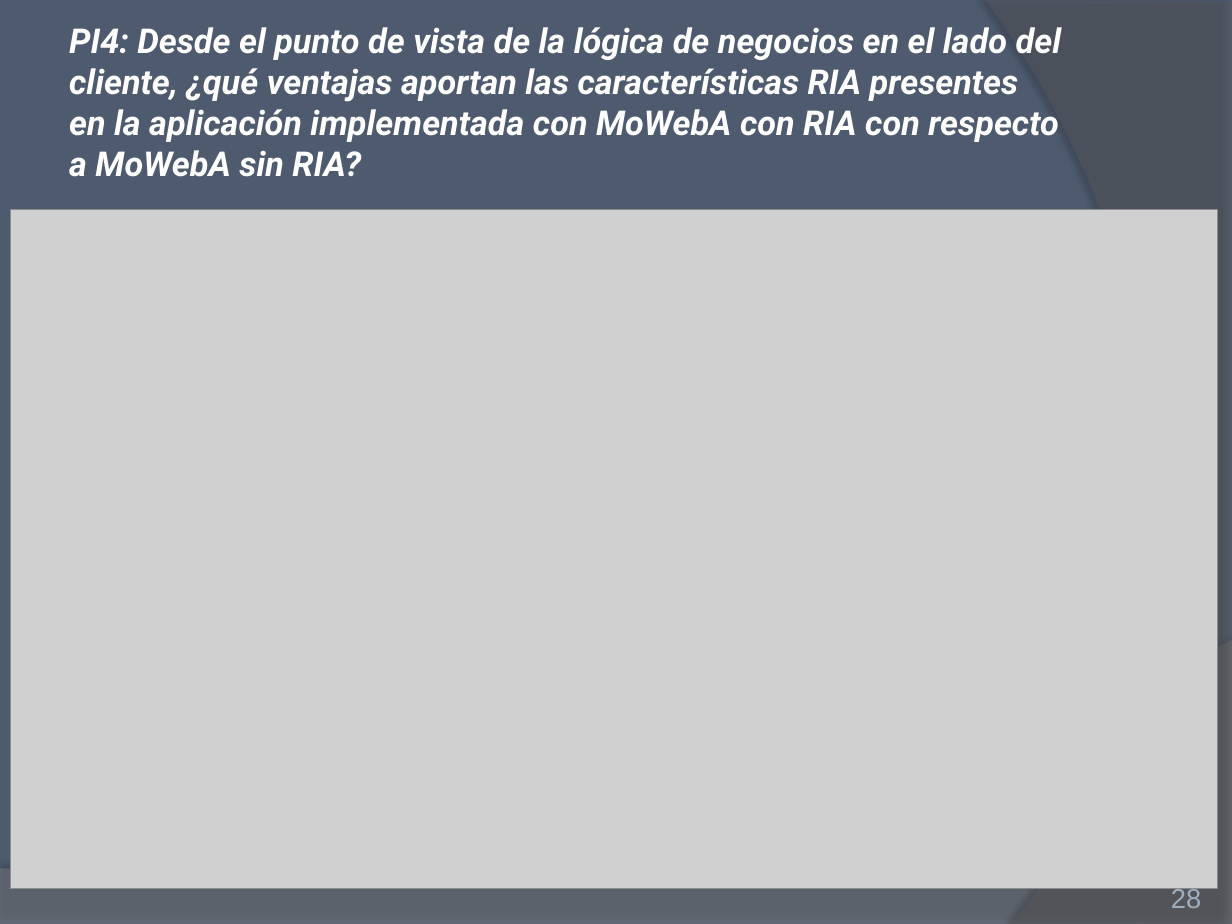
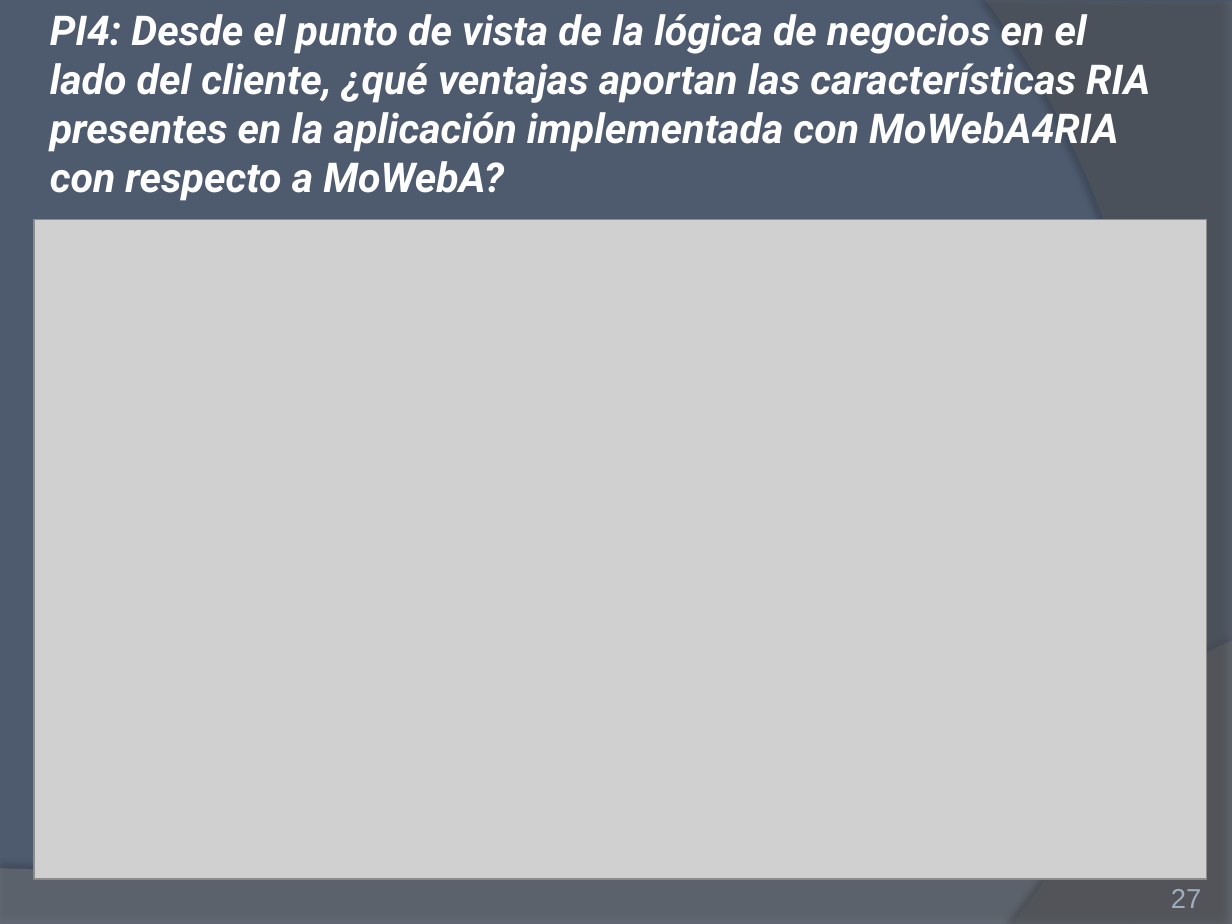
Before and after one commit to ivalop81/Metamodelo-Cybse2016, a slide deck: slide 27 of Presentacion final .pptx (slide 28 before the commit). Drawn at 1232x924 pixels with LibreOffice and Linux fonts; fonts in the diff are those of the drawing; grey boxes stand for pictures. Boxes give left, top, right and bottom in pixels: in the first picture for what was removed or moved away, otherwise in the second. Text is boxed around its words. In the diff, an @@ line names an element or a change of style, - is before the commit and + after.

```diff
--- a/Presentacion final .pptx
+++ b/Presentacion final .pptx
@@ title at <box>50,14,1150,201</box>: text changed; size 20 to 24 pt @@
-PI4: Desde el punto de vista de la lógica de negocios en el lado del cliente, ¿qué ventajas aportan las características RIA presentes en la aplicación implementada con MoWebA con RIA con respecto a MoWebA sin RIA?
+PI4: Desde el punto de vista de la lógica de negocios en el lado del cliente, ¿qué ventajas aportan las características RIA presentes en la aplicación implementada con MoWebA4RIA con respecto a MoWebA?
@@ picture: place and size @@
-picture at <box>11,209,1218,888</box>
+picture at <box>34,219,1207,878</box>
@@ page number at <box>1171,889,1201,908</box>: text changed @@
-28
+27
```
Also in this commit, not shown: 7 other slides changed, 1 slide removed, 7 other files.
